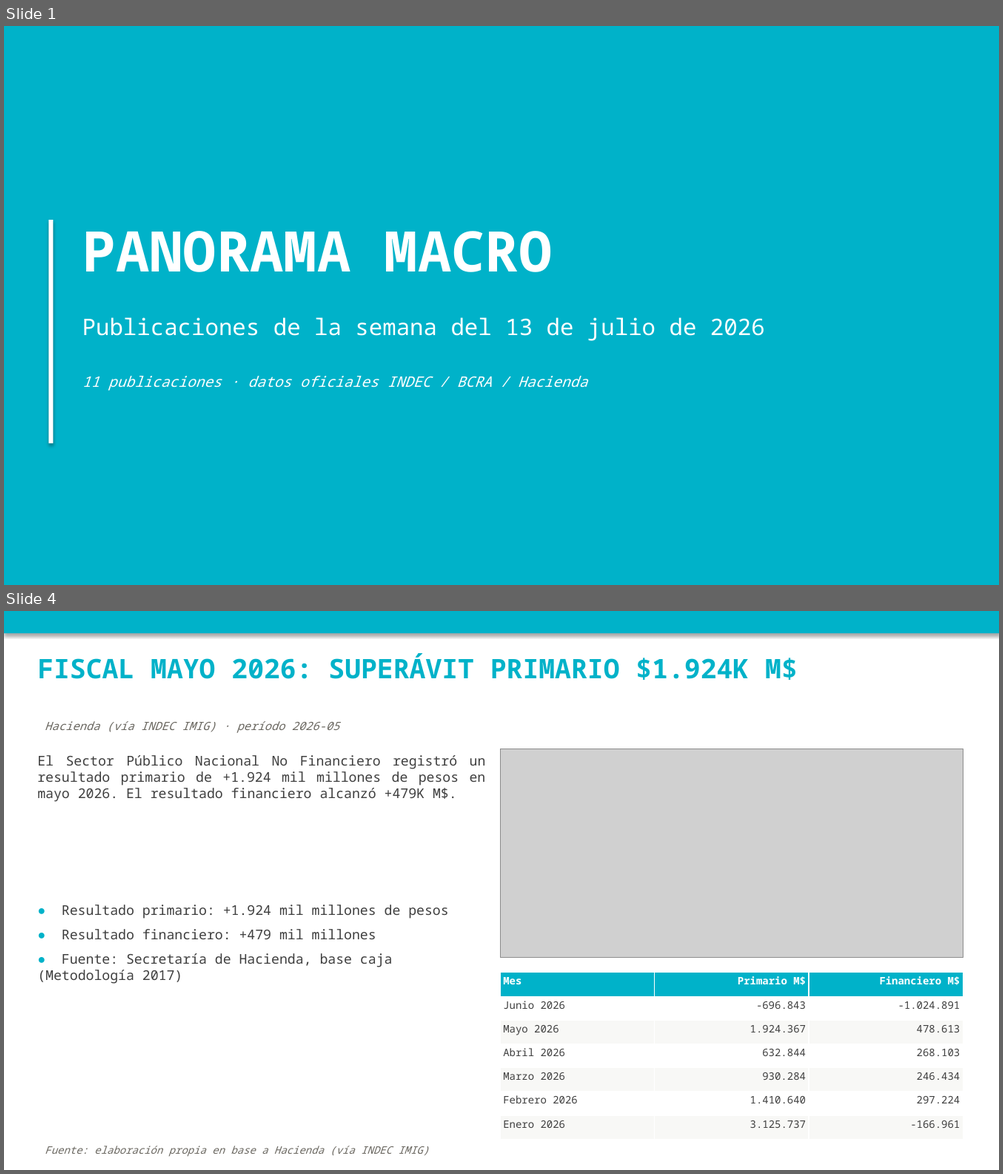
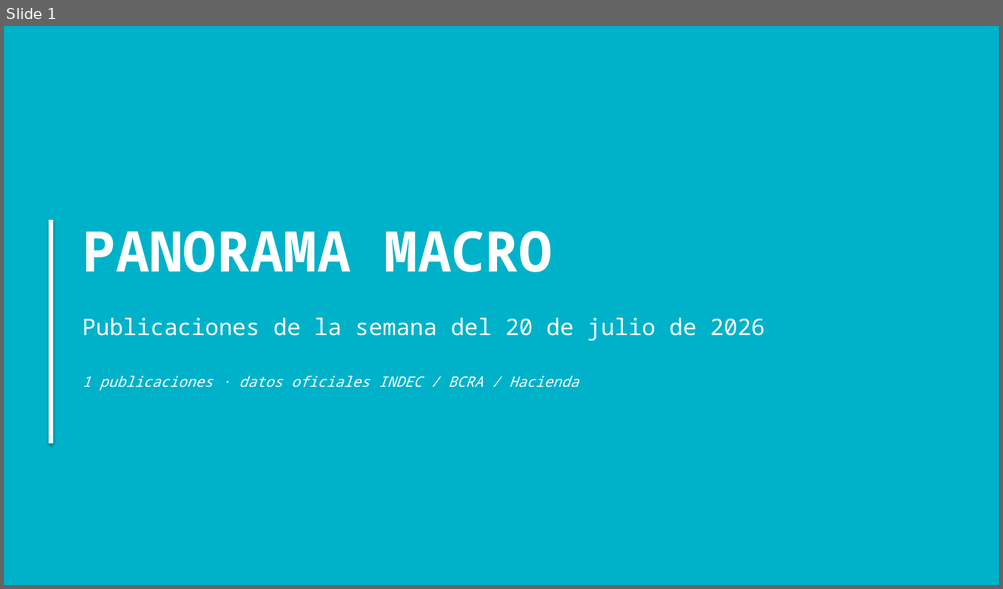
Before and after one commit to nwalovnik/boludos-ppt, a slide deck: publicaciones_semana.pptx. Shown one above the other, each under a label of ours: slides 1 and 4 before the commit, slide 1 after it; the slides between them are not shown. The pictures are 1003x1174 and 1003x589 pixels, drawn with LibreOffice and Linux fonts; fonts in the diff are those of the drawing; grey boxes stand for pictures. Boxes give left, top, right and bottom in pixels: in the first picture for what was removed or moved away, otherwise in the second. Text is boxed around its words. In the diff, an @@ line names an element or a change of style, - is before the commit and + after.

Commit message:
data: update 2026-07-20 ( data.json despidos.json scraper/historical_despidos.json publicaciones_semana.pptx rrii_brutas.xlsx)

```diff
--- a/publicaciones_semana.pptx
+++ b/publicaciones_semana.pptx
@@ slide 4 removed at (x1=4, y1=611, x2=999, y2=1170), background #FFFFFF @@
@@ rectangle removed at (x1=4, y1=611, x2=999, y2=633) @@
@@ text removed at (x1=37, y1=654, x2=797, y2=680) @@
-FISCAL MAYO 2026: SUPERÁVIT PRIMARIO $1.924K M$
@@ text removed at (x1=45, y1=721, x2=340, y2=733) @@
-Hacienda (vía INDEC IMIG) · período 2026-05
@@ text removed at (x1=37, y1=755, x2=486, y2=802) @@
-El Sector Público Nacional No Financiero registró un resultado primario de +1.924 mil millones de pesos en mayo 2026. El resultado financiero alcanzó +479K M$.
@@ picture removed at (x1=500, y1=749, x2=963, y2=958) @@
@@ text removed at (x1=37, y1=905, x2=449, y2=984) @@
-● Resultado primario: +1.924 mil millones de pesos
-● Resultado financiero: +479 mil millones
-● Fuente: Secretaría de Hacienda, base caja (Metodología 2017)
@@ table removed at (x1=500, y1=973, x2=964, y2=1140), 7 rows, 3 columns @@
-Mes | Primario M$ | Financiero M$
-Junio 2026 | -696.843 | -1.024.891
-Mayo 2026 | 1.924.367 | 478.613
-Abril 2026 | 632.844 | 268.103
-Marzo 2026 | 930.284 | 246.434
-Febrero 2026 | 1.410.640 | 297.224
-Enero 2026 | 3.125.737 | -166.961
@@ text removed at (x1=45, y1=1146, x2=429, y2=1157) @@
-Fuente: elaboración propia en base a Hacienda (vía INDEC IMIG)
@@ slide 1 changed as well @@
@@ text at (x1=82, y1=318, x2=765, y2=341): text changed @@
-Publicaciones de la semana del 13 de julio de 2026
+Publicaciones de la semana del 20 de julio de 2026
@@ text at (x1=82, y1=376, x2=578, y2=391): text changed @@
-11 publicaciones · datos oficiales INDEC / BCRA / Hacienda
+1 publicaciones · datos oficiales INDEC / BCRA / Hacienda
```
Also in this commit, not shown: 1 other slide changed, 9 other slides removed, 4 other files.
